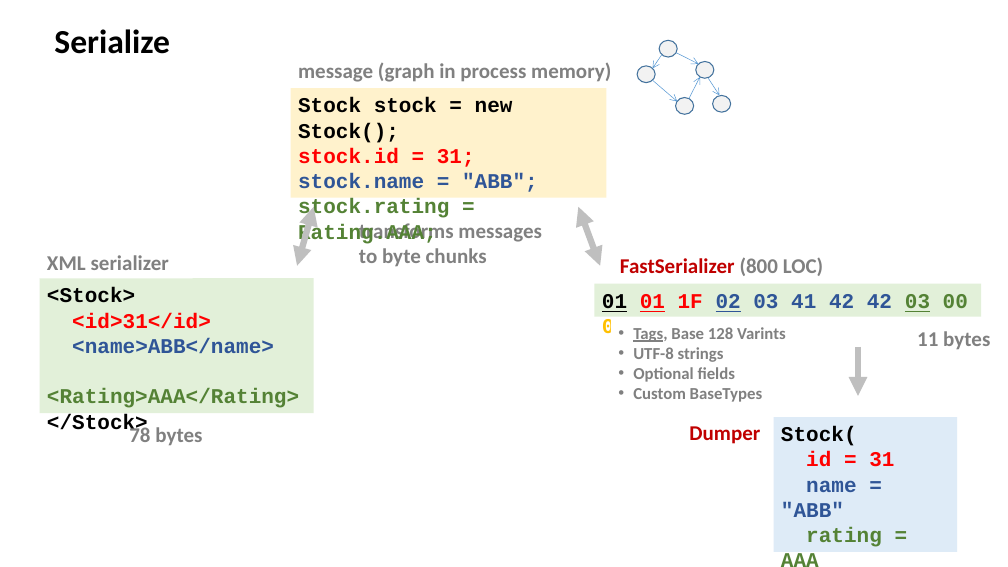
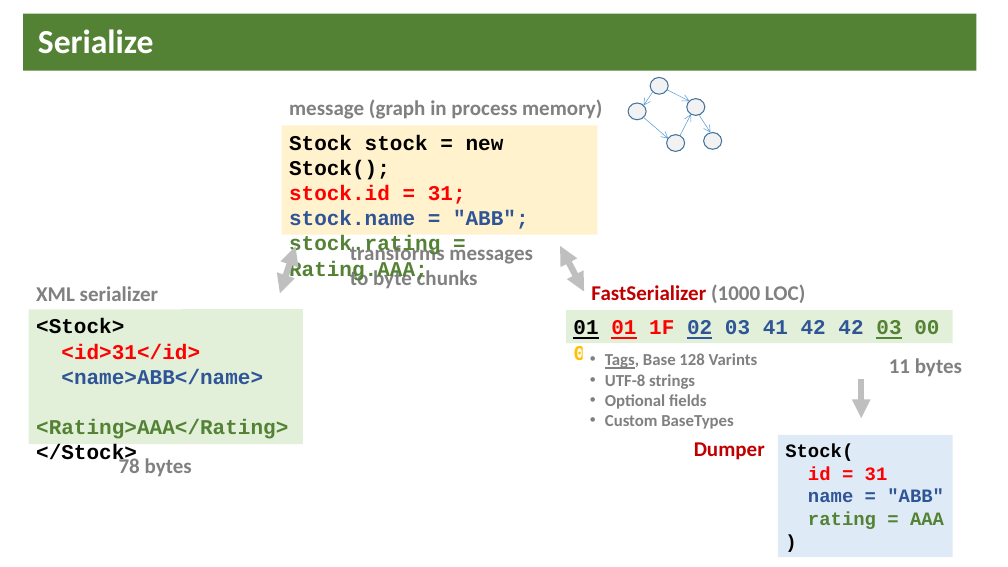
Before and after one commit to softappeal/yass, a slide deck: slide 7 of doc/yass.pptx (slide 8 before the commit). Drawn at 1008x567 pixels with LibreOffice and Linux fonts; fonts in the diff are those of the drawing. Boxes give left, top, right and bottom in pixels: in the first picture for what was removed or moved away, otherwise in the second. Text is boxed around its words. In the diff, an @@ line names an element or a change of style, - is before the commit and + after.

```diff
--- a/doc/yass.pptx
+++ b/doc/yass.pptx
@@ title "Serialize": place and size @@
-title "Serialize" at [54, 29, 170, 54]
+title "Serialize" at [23, 14, 976, 70]
@@ title "Serialize" at [23, 14, 976, 70]: text colour #000000 to #FFFFFF; fill none to #548235 @@
@@ 5 arrows, 5 ellipses, 1 text: place and size @@
-5 arrows, 5 ellipses, 1 text at [298, 40, 731, 114]
+5 arrows, 5 ellipses, 1 text at [289, 77, 722, 151]
@@ rectangle "Stock stock = new Stock();": place and size @@
-rectangle "Stock stock = new Stock();" at [290, 88, 606, 198]
+rectangle "Stock stock = new Stock();" at [282, 126, 598, 235]
@@ text "transforms messages": place and size @@
-text "transforms messages" at [359, 223, 542, 266]
+text "transforms messages" at [350, 242, 533, 288]
@@ double arrow moved from (314, 207) - (297, 266) to (296, 247) - (280, 293) @@
@@ double arrow moved from (578, 207) - (600, 266) to (560, 246) - (585, 292) @@
@@ 3 rectangles, 1 text: place and size @@
-3 rectangles, 1 text at [594, 250, 990, 408]
+3 rectangles, 1 text at [566, 276, 962, 435]
@@ text in rectangle at [591, 285, 805, 303]: text changed @@
-FastSerializer (800 LOC)
+FastSerializer (1000 LOC)
@@ arrow moved from (858, 347) - (858, 396) to (861, 380) - (861, 418) @@
@@ 2 rectangles, 1 text: place and size @@
-2 rectangles, 1 text at [39, 246, 314, 445]
+2 rectangles, 1 text at [29, 277, 303, 476]
@@ text "Dumper": place and size @@
-text "Dumper" at [689, 426, 760, 444]
+text "Dumper" at [694, 442, 765, 460]
@@ rectangle "Stock(": place and size @@
-rectangle "Stock(" at [774, 417, 957, 552]
+rectangle "Stock(" at [778, 435, 953, 557]
@@ rectangle "Stock(" at [778, 435, 953, 557]: size 20 to 18 pt @@
```
Also in this commit, not shown: 6 other slides changed, 2 slides removed, 1 other file.
